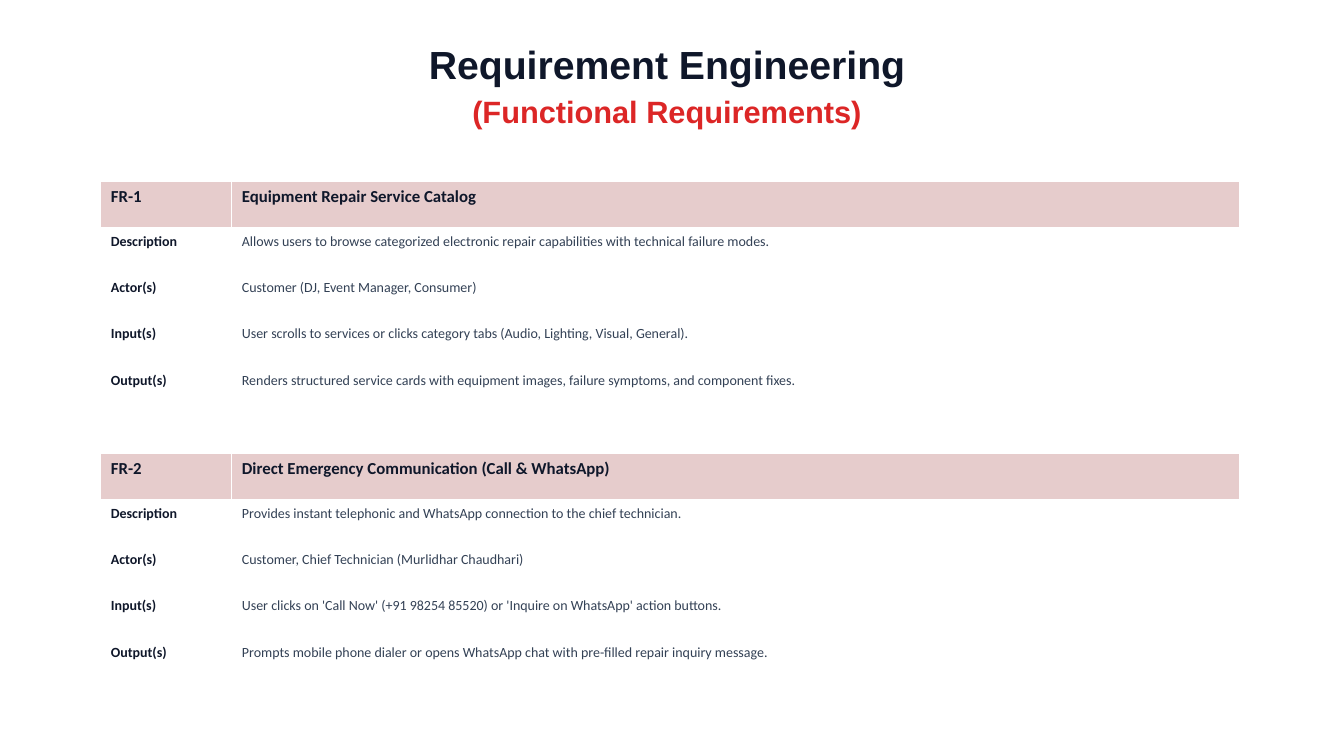
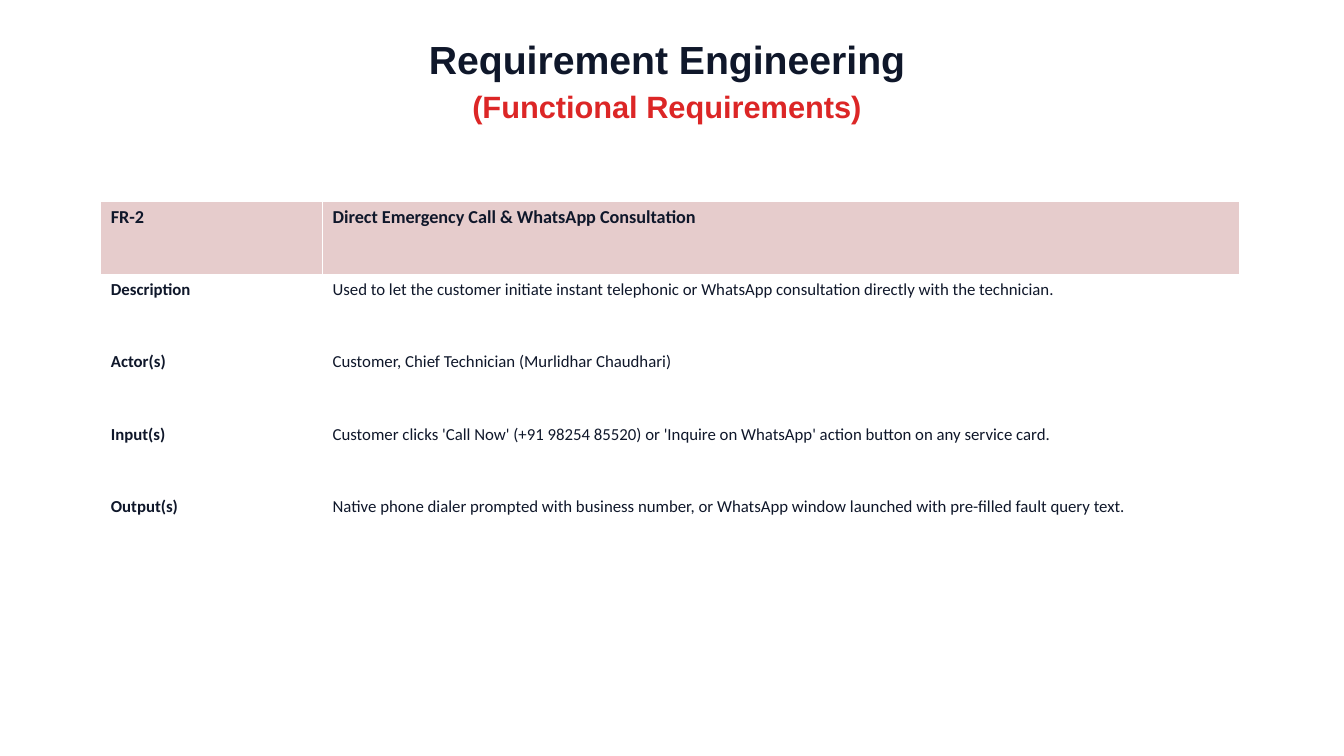
Before and after one commit to Prathmesh-oss/vikash-electronics, a slide deck: slide 14 of Vikash_Electronics_Academic_Presentation.pptx (slide 11 before the commit). Drawn at 1344x756 pixels with LibreOffice and Linux fonts; fonts in the diff are those of the drawing. Boxes give left, top, right and bottom in pixels: in the first picture for what was removed or moved away, otherwise in the second. Text is boxed around its words. In the diff, an @@ line names an element or a change of style, - is before the commit and + after.

```diff
--- a/Vikash_Electronics_Academic_Presentation.pptx
+++ b/Vikash_Electronics_Academic_Presentation.pptx
@@ text "Requirement Engineering": place and size @@
-text "Requirement Engineering" at <box>429,50,905,129</box>
+text "Requirement Engineering" at <box>429,45,905,124</box>
@@ table at <box>101,202,1240,565</box> @@
-row 1, column 2: Direct Emergency Communication (Call & WhatsApp)
+row 1, column 2: Direct Emergency Call & WhatsApp Consultation
-row 2, column 2: Provides instant telephonic and WhatsApp connection to the chief technician.
+row 2, column 2: Used to let the customer initiate instant telephonic or WhatsApp consultation directly with the technician.
-row 4, column 2: User clicks on 'Call Now' (+91 98254 85520) or 'Inquire on WhatsApp' action buttons.
+row 4, column 2: Customer clicks 'Call Now' (+91 98254 85520) or 'Inquire on WhatsApp' action button on any service card.
-row 5, column 2: Prompts mobile phone dialer or opens WhatsApp chat with pre-filled repair inquiry message.
+row 5, column 2: Native phone dialer prompted with business number, or WhatsApp window launched with pre-filled fault query text.
@@ size 12 to 13 pt in "FR-2" @@
@@ size 10 to 12 pt in "Description", "Actor(s)", "Customer, Chief Technician (Murlidhar Chaudhari)", "Input(s)" and 1 more places @@
@@ text colour #334155 to #0F172A in "Customer, Chief Technician (Murlidhar Chaudhari)" @@
@@ table: place and size @@
-table at <box>101,454,1240,686</box>
+table at <box>101,202,1240,565</box>
@@ table removed at <box>101,181,1240,413</box>, 5 rows, 2 columns @@
-FR-1 | Equipment Repair Service Catalog
-Description | Allows users to browse categorized electronic repair capabilities with technical failure modes.
-Actor(s) | Customer (DJ, Event Manager, Consumer)
-Input(s) | User scrolls to services or clicks category tabs (Audio, Lighting, Visual, General).
-Output(s) | Renders structured service cards with equipment images, failure symptoms, and component fixes.
```
Also in this commit, not shown: 8 other slides changed, 18 slides added, 6 slides removed, 9 other files.
